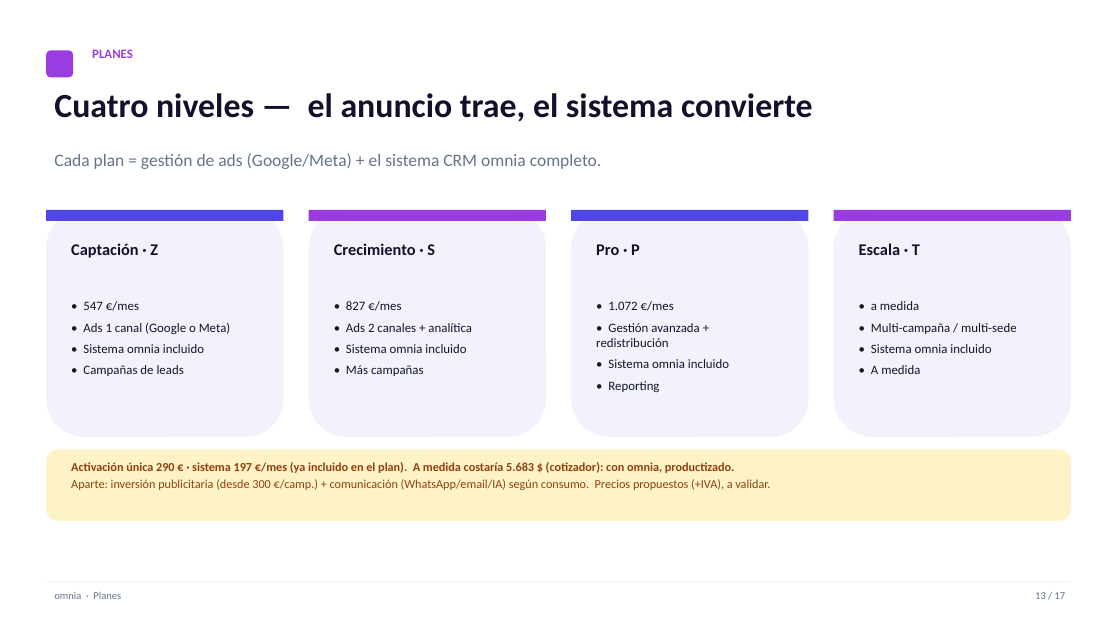
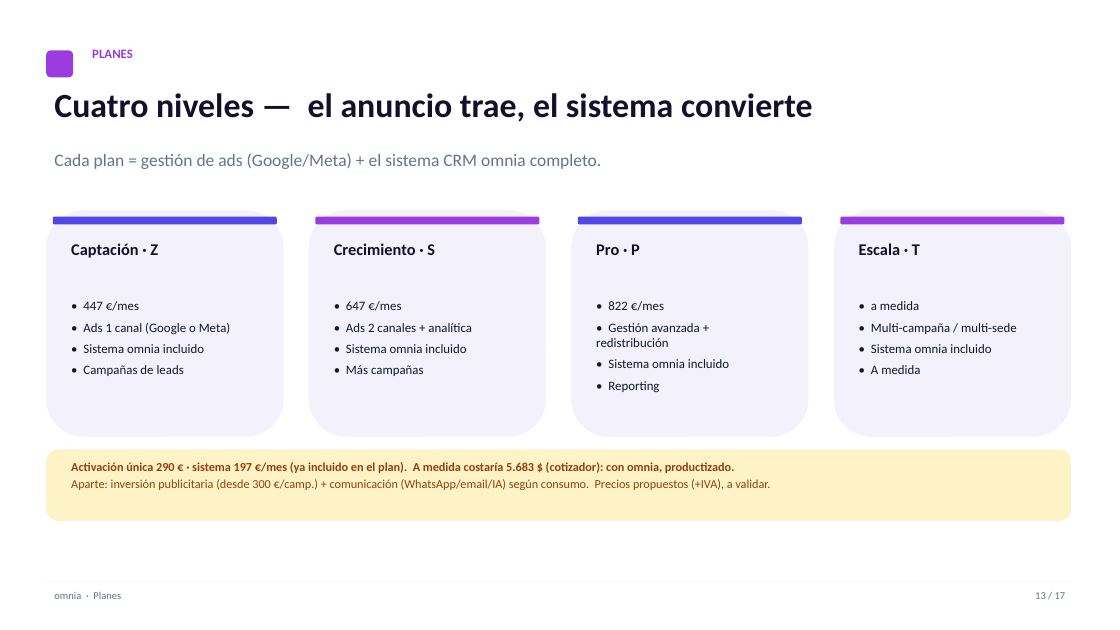
Before and after one commit to henrybuenano-ux/snapshot-generico, a slide deck: slide 13 of presentacion/omnia-sistema-clinicas.pptx. Drawn at 1120x630 pixels with LibreOffice and Linux fonts; fonts in the diff are those of the drawing. Boxes give left, top, right and bottom in pixels: in the first picture for what was removed or moved away, otherwise in the second. Text is boxed around its words. In the diff, an @@ line names an element or a change of style, - is before the commit and + after.

```diff
--- a/presentacion/omnia-sistema-clinicas.pptx
+++ b/presentacion/omnia-sistema-clinicas.pptx
@@ rounded rectangle: place and size @@
-rounded rectangle at bbox=[46, 210, 283, 221]
+rounded rectangle at bbox=[53, 217, 276, 224]
@@ rounded rectangle: place and size @@
-rounded rectangle at bbox=[308, 210, 545, 221]
+rounded rectangle at bbox=[315, 217, 539, 224]
@@ rounded rectangle: place and size @@
-rounded rectangle at bbox=[571, 210, 808, 221]
+rounded rectangle at bbox=[578, 217, 802, 224]
@@ rectangle to rounded rectangle in 4 elements at bbox=[53, 217, 276, 224], bbox=[315, 217, 539, 224], bbox=[578, 217, 802, 224], bbox=[841, 217, 1065, 224] @@
@@ rounded rectangle: place and size @@
-rounded rectangle at bbox=[833, 210, 1070, 221]
+rounded rectangle at bbox=[841, 217, 1065, 224]
@@ text at bbox=[83, 301, 139, 311]: text changed @@
-• 547 €/mes
+• 447 €/mes
@@ text at bbox=[346, 301, 401, 311]: text changed @@
-• 827 €/mes
+• 647 €/mes
@@ text at bbox=[608, 301, 664, 311]: text changed @@
-• 1.072 €/mes
+• 822 €/mes
```
Also in this commit, not shown: 10 other slides changed, 1 slide added, 1 slide removed, 1 other file.
